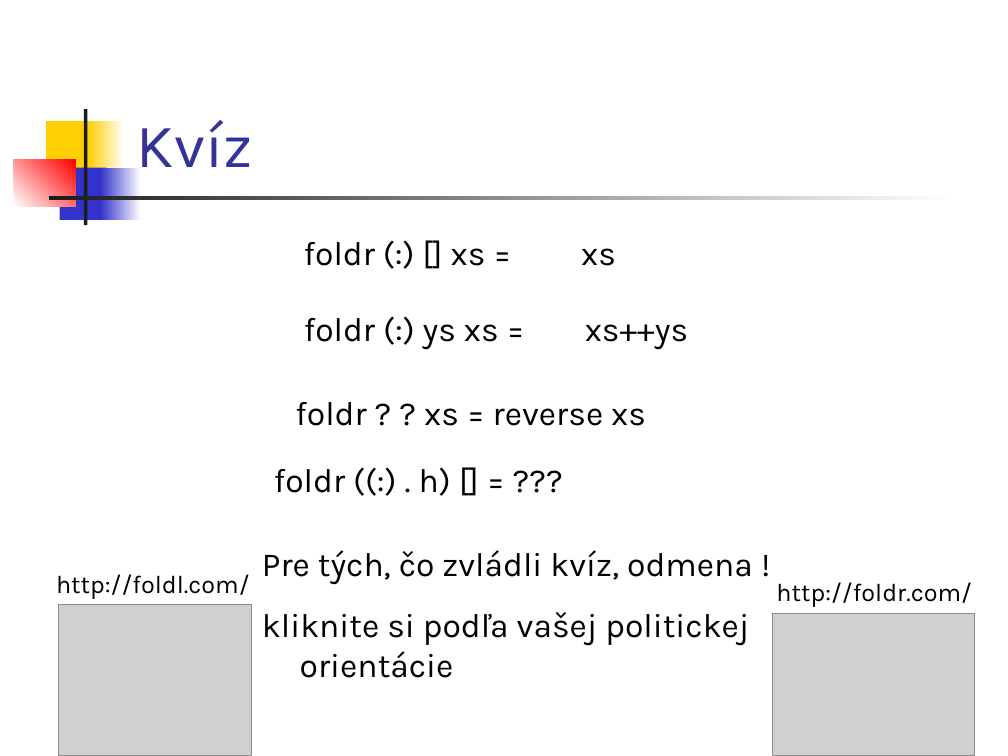
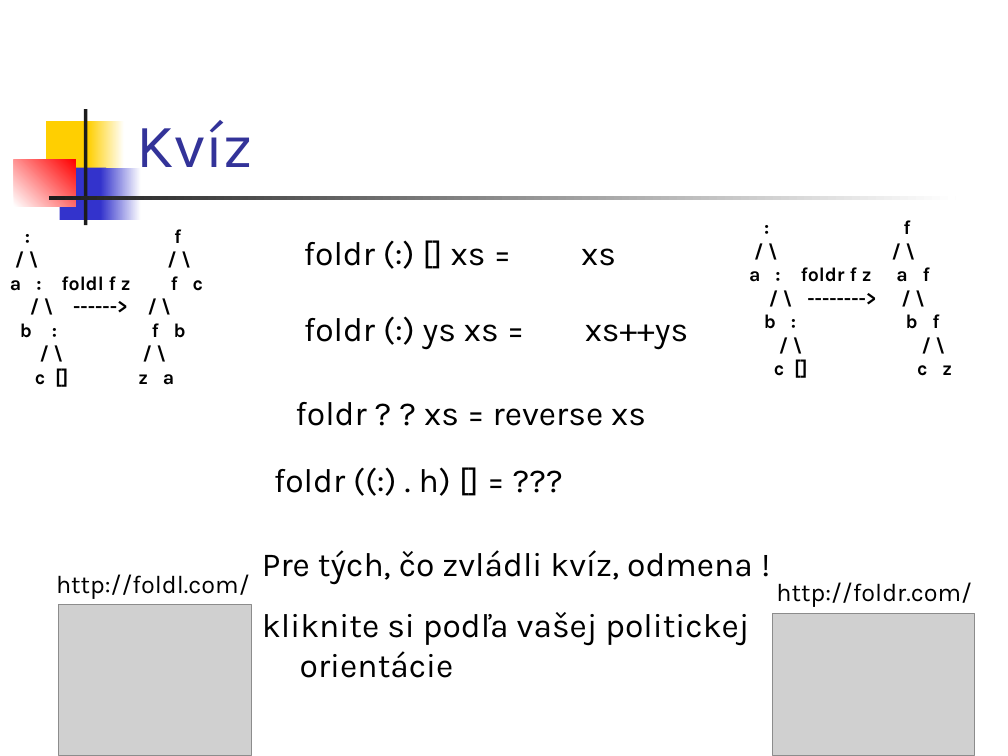
Before and after one commit to Funkcionalne/Prednasky, a slide deck: slide 29 of 02/02_fpro.ppt (slide 27 before the commit). Drawn at 1008x756 pixels with LibreOffice and Linux fonts; fonts in the diff are those of the drawing; grey boxes stand for pictures. Boxes give left, top, right and bottom in pixels: in the first picture for what was removed or moved away, otherwise in the second. Text is boxed around its words. In the diff, an @@ line names an element or a change of style, - is before the commit and + after.

```diff
--- a/02/02_fpro.ppt
+++ b/02/02_fpro.ppt
@@ text added at box(10, 229, 203, 385), 14 pt, text #000000, bold @@
+: f
+/ \ / \
+a : foldl f z f c
+/ \ ------> / \
+b : f b
+/ \ / \
+c [] z a
@@ text added at box(749, 220, 952, 376), 14 pt, text #000000, bold @@
+: f
+/ \ / \
+a : foldr f z a f
+/ \ --------> / \
+b : b f
+/ \ / \
+c [] c z
```
Also in this commit, not shown: 7 other slides changed, 3 slides added, 7 other files.
